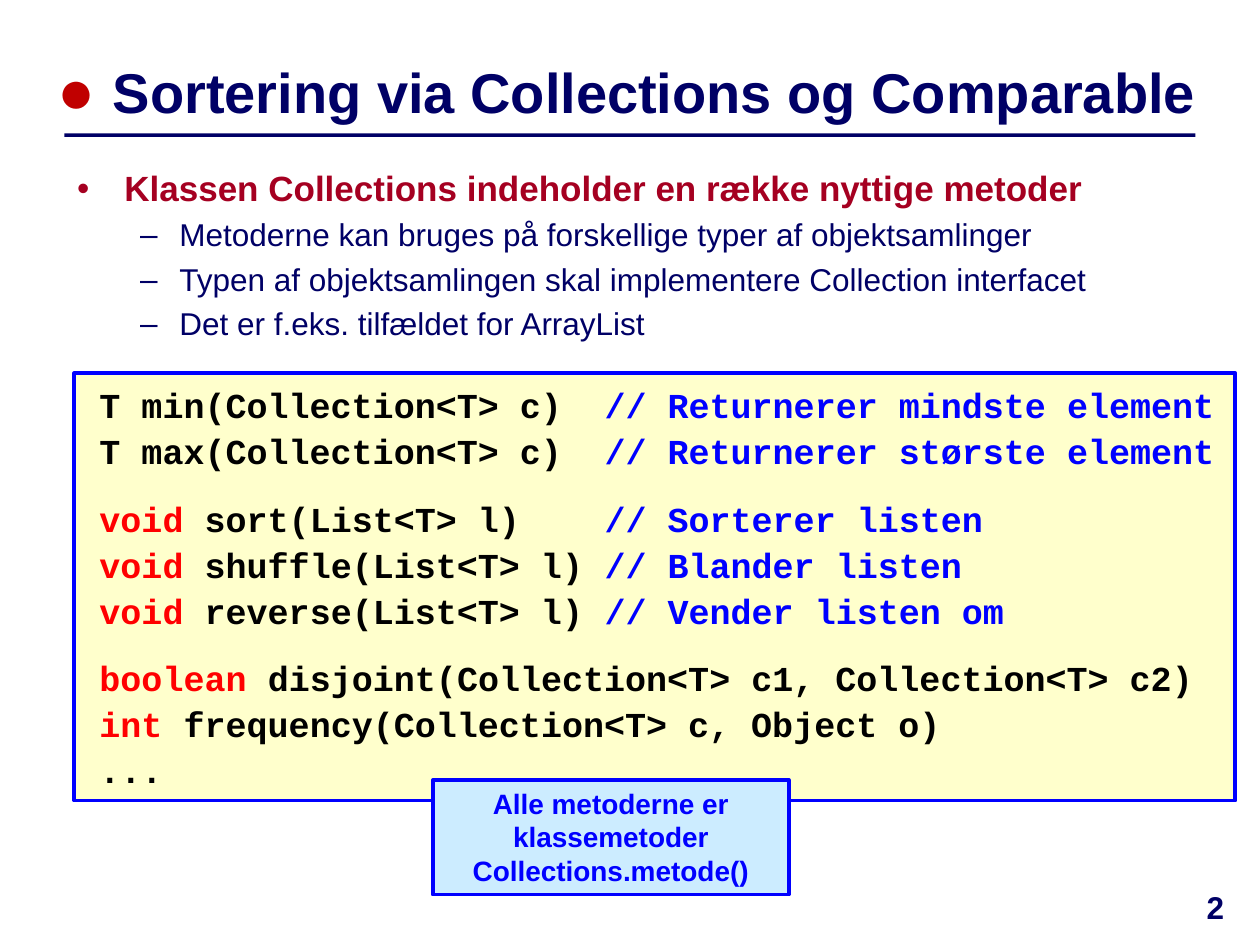
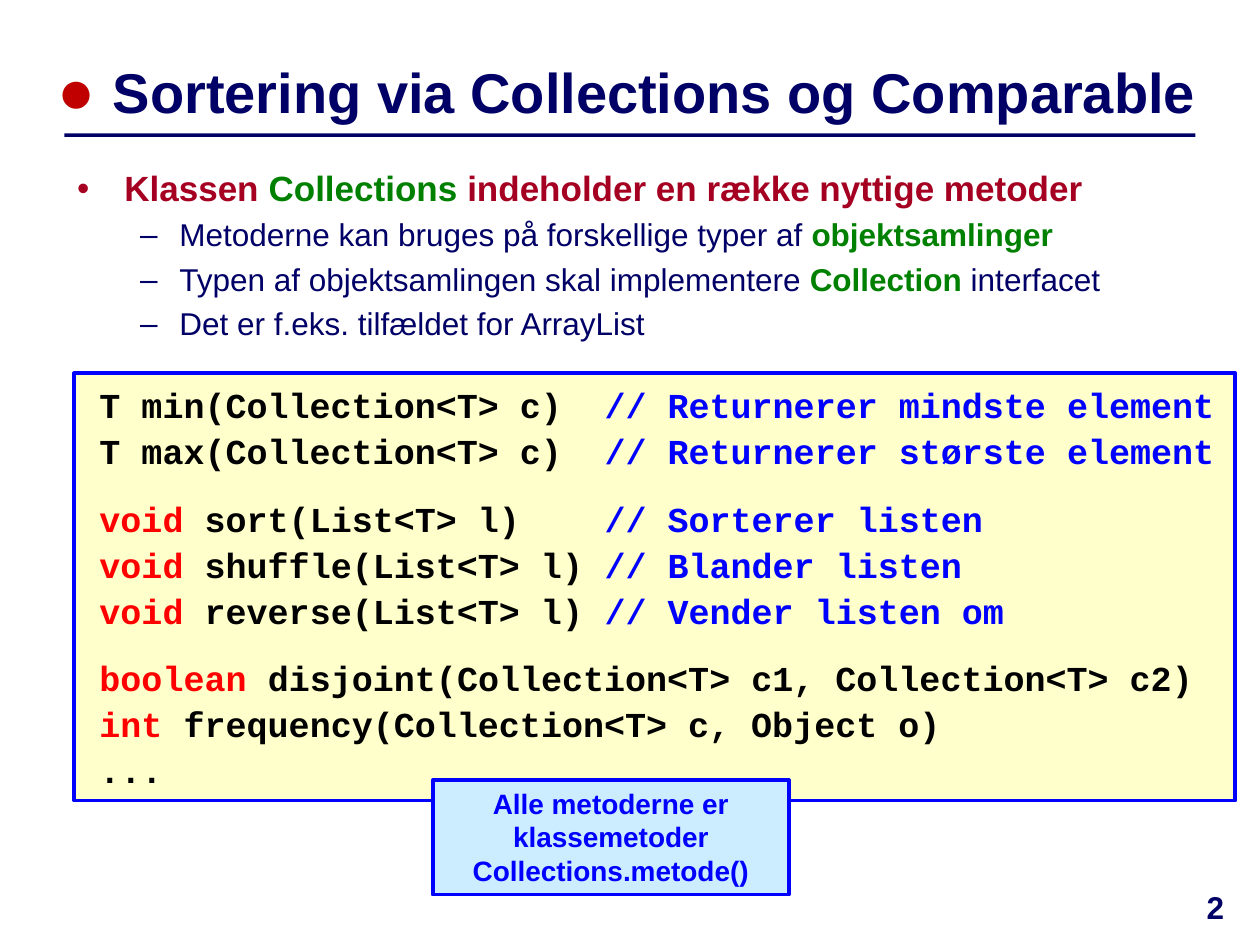
Before and after one commit to IntProgAU/Materiale, a slide deck: slide 2 of web/e21/uge_5a/Slides-Uge5-Mandag.pptx. Drawn at 1260x945 pixels with LibreOffice and Linux fonts; fonts in the diff are those of the drawing. Boxes give left, top, right and bottom in pixels: in the first picture for what was removed or moved away, otherwise in the second. Text is boxed around its words. In the diff, an @@ line names an element or a change of style, - is before the commit and + after.

```diff
--- a/web/e21/uge_5a/Slides-Uge5-Mandag.pptx
+++ b/web/e21/uge_5a/Slides-Uge5-Mandag.pptx
@@ text at box(124, 175, 1100, 297): text colour #A50021 to #008000 in "Collections"; text colour #000066 to #008000, bold on in "objektsamlinger", "Collection" @@
```
Also in this commit, not shown: 1 other slide changed, 7 other files.
